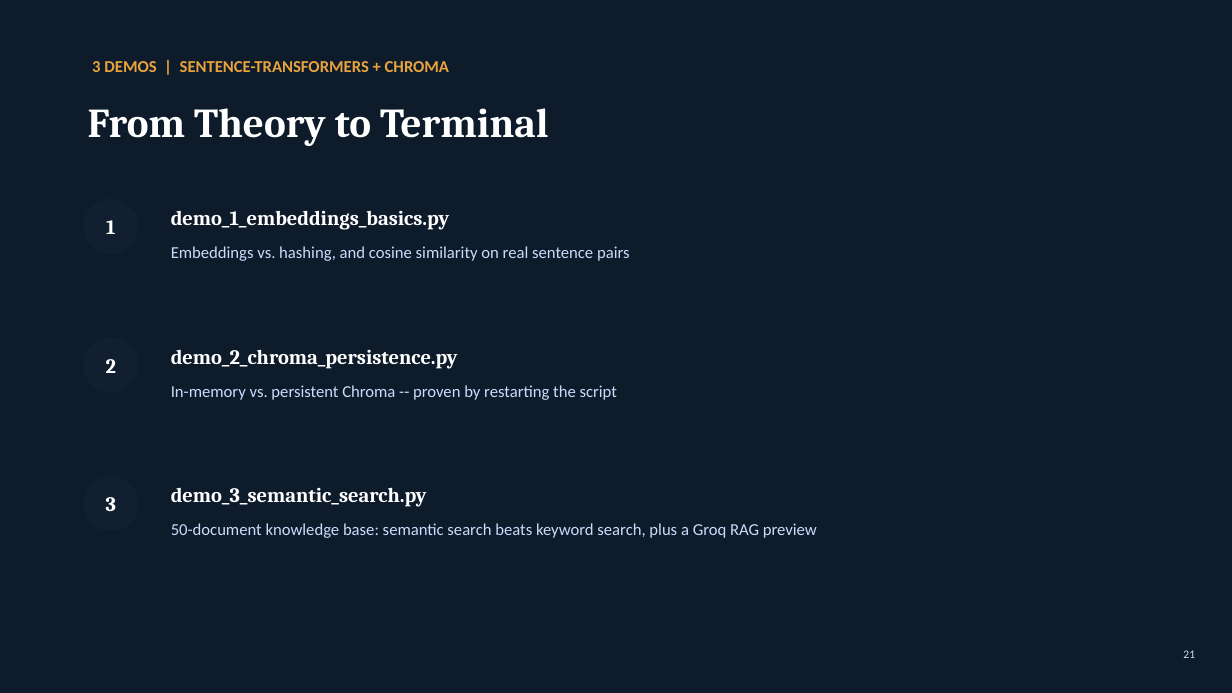
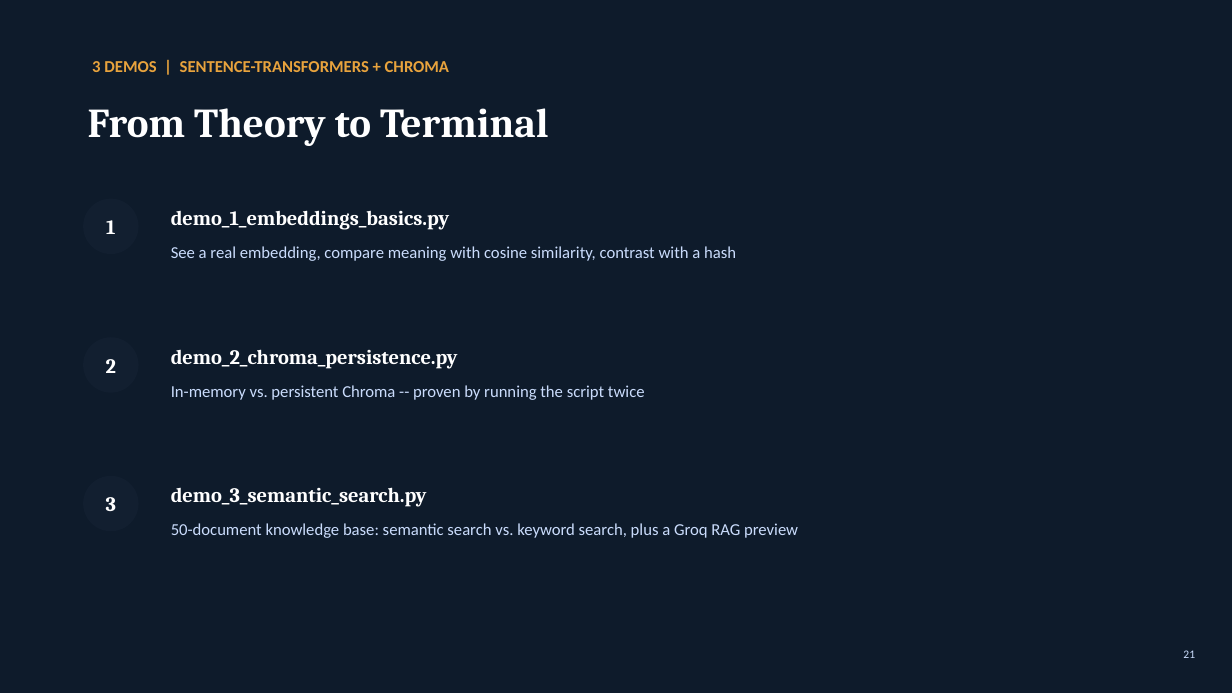
Before and after one commit to mayurb99/Agentic-AI-Series, a slide deck: slide 21 of lecture2/L2_Embeddings_VectorDatabases_DevOps.pptx. Drawn at 1232x693 pixels with LibreOffice and Linux fonts; fonts in the diff are those of the drawing. Boxes give left, top, right and bottom in pixels: in the first picture for what was removed or moved away, otherwise in the second. Text is boxed around its words. In the diff, an @@ line names an element or a change of style, - is before the commit and + after.

```diff
--- a/lecture2/L2_Embeddings_VectorDatabases_DevOps.pptx
+++ b/lecture2/L2_Embeddings_VectorDatabases_DevOps.pptx
@@ text at <box>171,246,736,261</box>: text changed @@
-Embeddings vs. hashing, and cosine similarity on real sentence pairs
+See a real embedding, compare meaning with cosine similarity, contrast with a hash
@@ text at <box>171,385,645,400</box>: text changed @@
-In-memory vs. persistent Chroma -- proven by restarting the script
+In-memory vs. persistent Chroma -- proven by running the script twice
@@ text at <box>171,523,798,538</box>: text changed @@
-50-document knowledge base: semantic search beats keyword search, plus a Groq RAG preview
+50-document knowledge base: semantic search vs. keyword search, plus a Groq RAG preview
```
Also in this commit, not shown: 18 other slides changed, 3 slides added, 3 slides removed, 3 other files.
